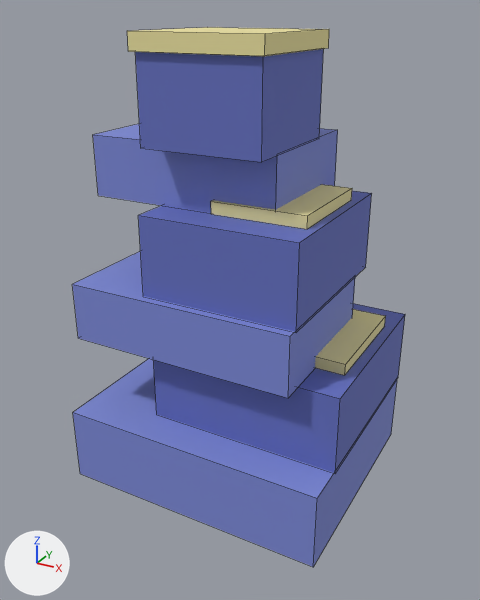
The FBX model roblox-island/exports/fbx/ReefPinnacle.fbx, before and after one commit.
Camera for both pictures: a 50 mm camera at (15.2, -28.0, 23.7) aimed at (0.2, -0.6, 10.0). Lighting does not change. The marker at lower left points along +X, +Y and +Z. The first picture is the older version. Mesh edges are drawn as thin lines.

The older version as bpy lines, for what is in view:
```python
me_reefpinnacle = bpy.data.meshes.new('ReefPinnacle')
me_reefpinnacle.from_pydata(...)  # 104 vertices, 78 faces; spans x -7.0..7.0, y -6.0..6.0, z 0.0..22.8
me_reefpinnacle.materials.append(mat_voxelpalette)  # picture img_voxel_palette_png
ob_reefpinnacle = bpy.data.objects.new('ReefPinnacle', me_reefpinnacle)
ob_reefpinnacle.location = (0.0, 0.0, 0.0)
```
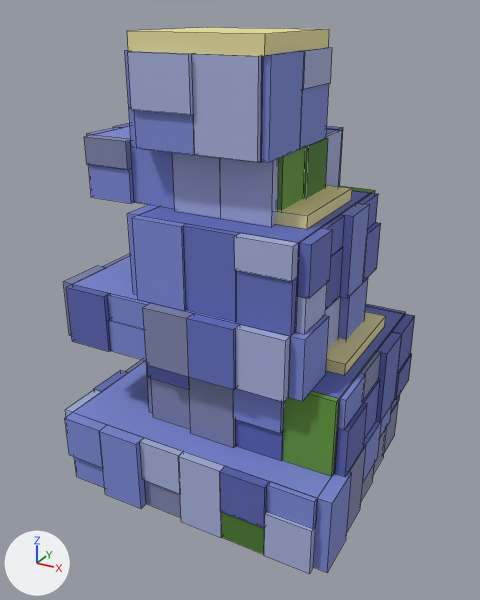
Changed parts and their boxes [x1, y1, x2, y2] in the pictures (480 x 600 px):
'ReefPinnacle', reshaped: before [72, 27, 405, 567]; after [63, 27, 415, 574]
part 1 of me_reefpinnacle, added (mostly hidden): after [327, 126, 343, 186]
part 2 of me_reefpinnacle, added (blue): after [261, 47, 332, 162]
part 3 of me_reefpinnacle, added (blue): after [63, 51, 415, 574]

What the commit changed:
me_reefpinnacle is used by ob_reefpinnacle; location (0.0, 0.0, 0.0).
me_reefpinnacle had 104 vertices, 78 faces and spanned x -7.0..7.0, y -6.0..6.0, z 0.0..22.8.
me_reefpinnacle now has 915 vertices, 894 faces and spans x -7.7..7.7, y -6.7..6.6, z 0.0..22.8.
me_reefpinnacle part 1: a new loose piece of 40 vertices spanning x -7.0..3.0, y 4.5..5.2, z 15.0..18.0, in mat_voxelpalette (picture img_voxel_palette_png).
me_reefpinnacle part 2: a new loose piece of 20 vertices spanning x 3.0..3.4, y -4.0..2.0, z 18.0..22.0, in mat_voxelpalette (picture img_voxel_palette_png).
me_reefpinnacle part 3: 751 vertices added at x -7.7..7.7, y -6.7..6.6, z 0.0..22.0.
